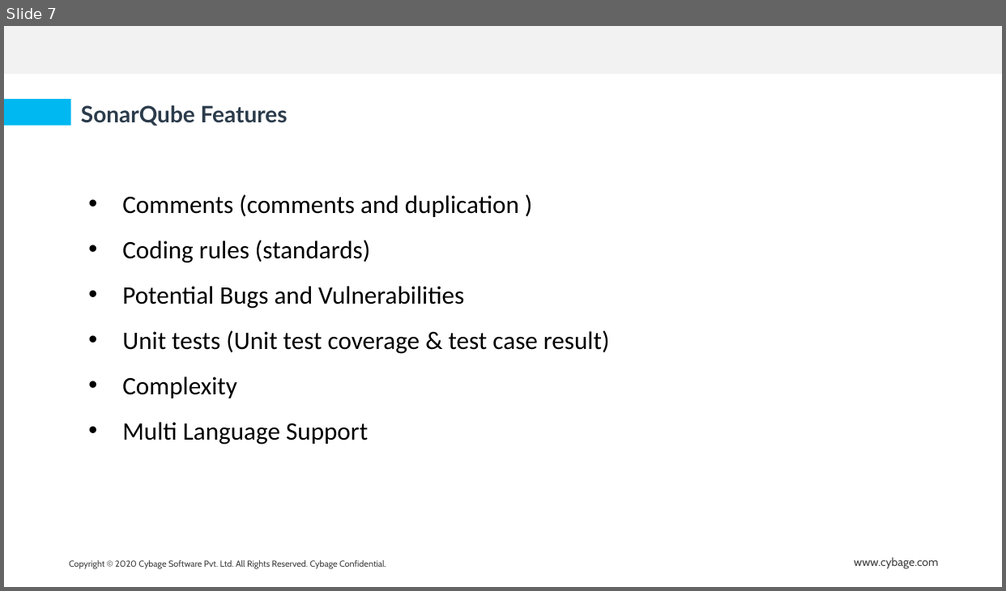
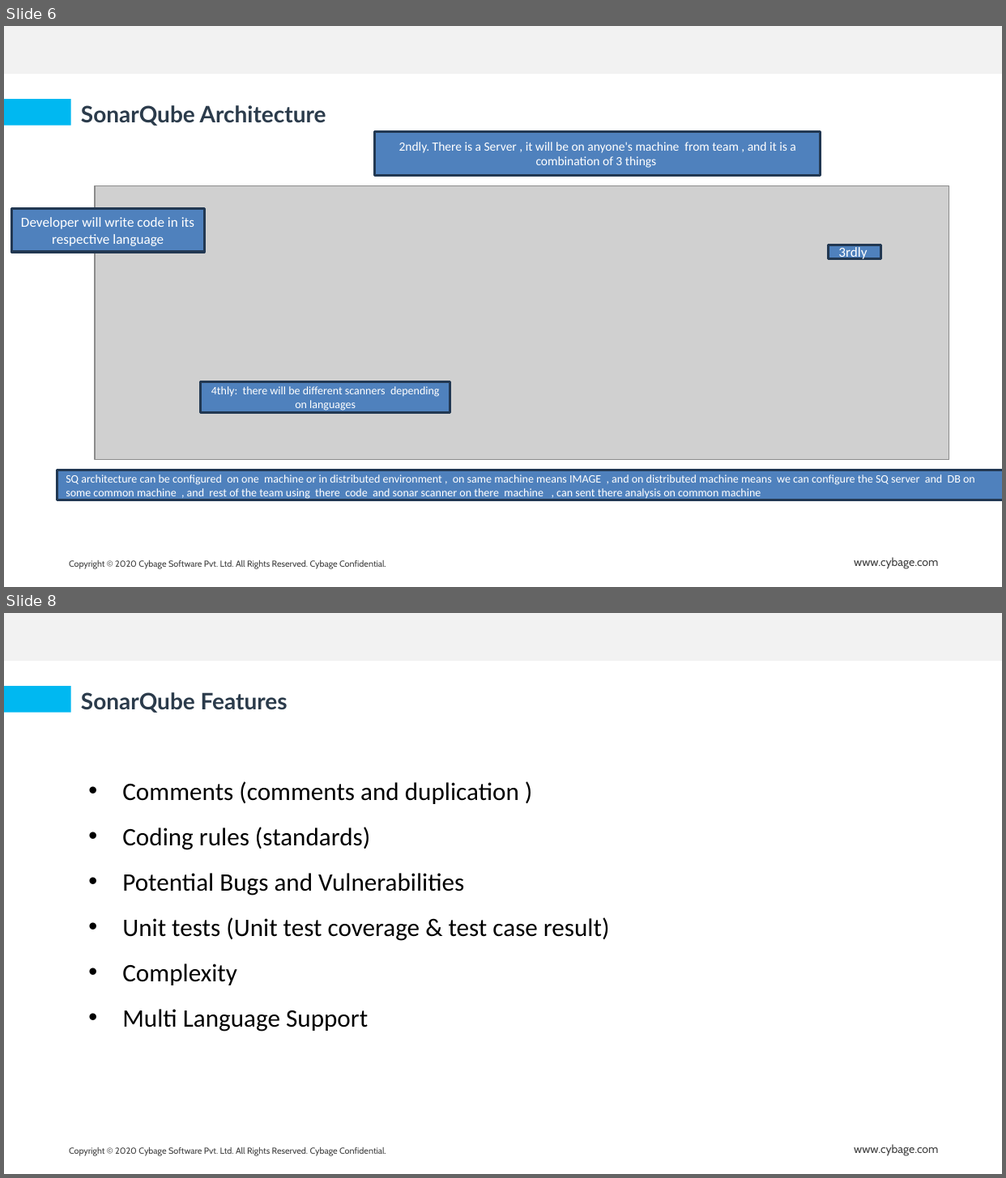
Before and after one commit to abcruturaj/Snyk_Docx, a slide deck: SonarQube.pptx. Shown one above the other, each under a label of ours: slide 7 before the commit, slides 6 and 8 after it; the slides between them are not shown. The pictures are 1006x591 and 1006x1178 pixels, drawn with LibreOffice and Linux fonts; fonts in the diff are those of the drawing; grey boxes stand for pictures; background and template pictures are left out. Boxes give left, top, right and bottom in pixels: in the first picture for what was removed or moved away, otherwise in the second. Text is boxed around its words. In the diff, an @@ line names an element or a change of style, - is before the commit and + after.

Commit message:
Updated Documents snyk and trivy and prepraing differential docx betwn Trivy vs Snyk

```diff
--- a/SonarQube.pptx
+++ b/SonarQube.pptx
@@ slide 6 added at <box>4,26,1002,587</box>, background #FFFFFF; not listed: 3 template elements that a slide beside it also shows @@
@@ rectangle added at <box>4,99,71,125</box>, fill #00B8F1 @@
@@ text added at <box>81,105,326,126</box>, 18 pt, text #2B3B4B, bold @@
+SonarQube Architecture
@@ rectangle added at <box>374,132,820,176</box>, fill #4F81BD, outline #233953 2 pt, 10 pt, text #FFFFFF @@
+2ndly. There is a Server , it will be on anyone's machine from team , and it is a combination of 3 things
@@ picture added at <box>95,186,949,459</box> @@
@@ rectangle added at <box>11,208,205,252</box>, fill #4F81BD, outline #233953 2 pt, 11 pt, text #FFFFFF @@
+Developer will write code in its respective language
@@ rectangle added at <box>828,245,880,259</box>, fill #4F81BD, outline #233953 2 pt, 11 pt, text #FFFFFF @@
+3rdly
@@ rectangle added at <box>201,382,450,412</box>, fill #4F81BD, outline #233953 2 pt, 9 pt, text #FFFFFF @@
+4thly: there will be different scanners depending on languages
@@ rectangle added at <box>57,471,1002,501</box>, fill #4F81BD, outline #233953 2 pt, 9 pt, text #FFFFFF @@
+SQ architecture can be configured on one machine or in distributed environment , on same machine means IMAGE , and on distributed machine means we can configure the SQ server and DB on some common machine , and rest of the team using there code and sonar scanner on there machine , can sent there analysis on common machine
@@ what was slide 7 is now slide 8 @@
```
Also in this commit, not shown: 5 slides changed, 1 other slide added, 1 slide removed, 2 other files.
